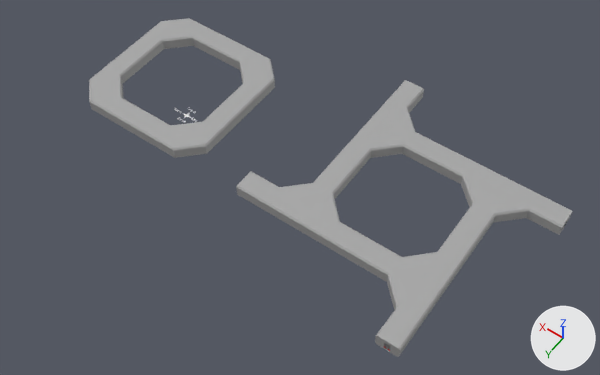
A saved change to the Blender file Assets/Models/Models.blend.
Rendered twice from a 50 mm lens placed at (-88.5, 82.5, 140.3), pointed at (-25.9, -5.1, 2.6). The lights are fixed; the arrows at lower right show +X, +Y and +Z.

Objects in the first picture: 'HallwayCornerNE', 'HallwayCornerNW', 'HallwayCornerSE', 'HallwayCornerSW', 'HallwayJunctionEWS', 'HallwayJunctionNES', 'HallwayJunctionNEW', 'HallwayJunctionNWS'.
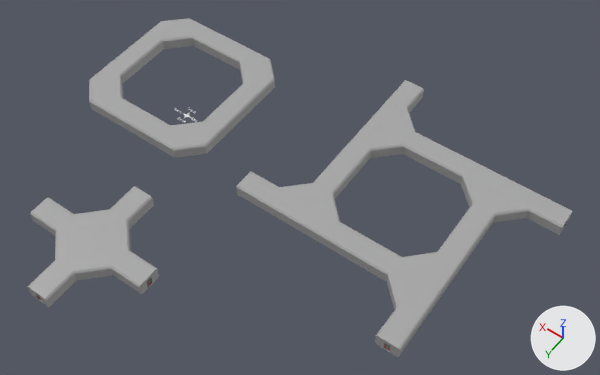
Edits to the bpy script that builds the scene:
```text
Add me_cube_018:
    me_cube_018.from_pydata(...)  # 548 vertices, 485 faces; spans x -15.0..15.0, y -15.0..15.0, z -0.1..3.1
    me_cube_018.materials.append(mat_material)  # picture img_testtheme_png
Add ob_hallwaycross:
    ob_hallwaycross = bpy.data.objects.new('HallwayCross', me_cube_018)
    ob_hallwaycross.location = (0.0, 30.0, 0.0)
```

Boxes [x1, y1, x2, y2] around the edits, measured in the pictures (600 x 375 px):
'HallwayCross', added: after [27, 186, 159, 307]
